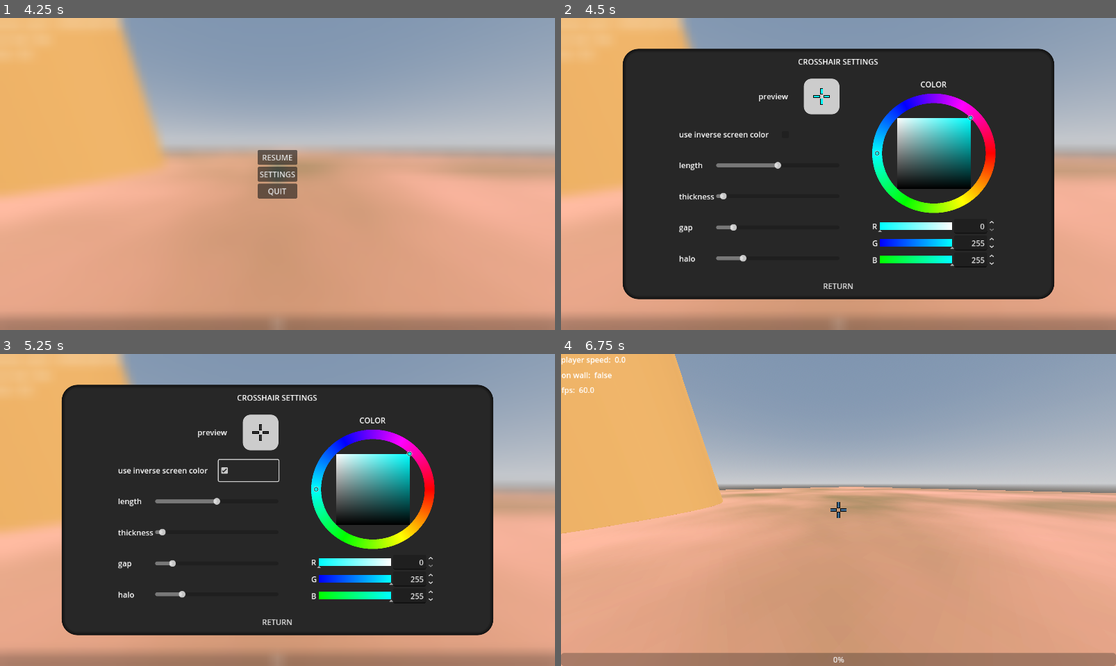
Above: before the commit, frames 1-4 (two rows, left to right).
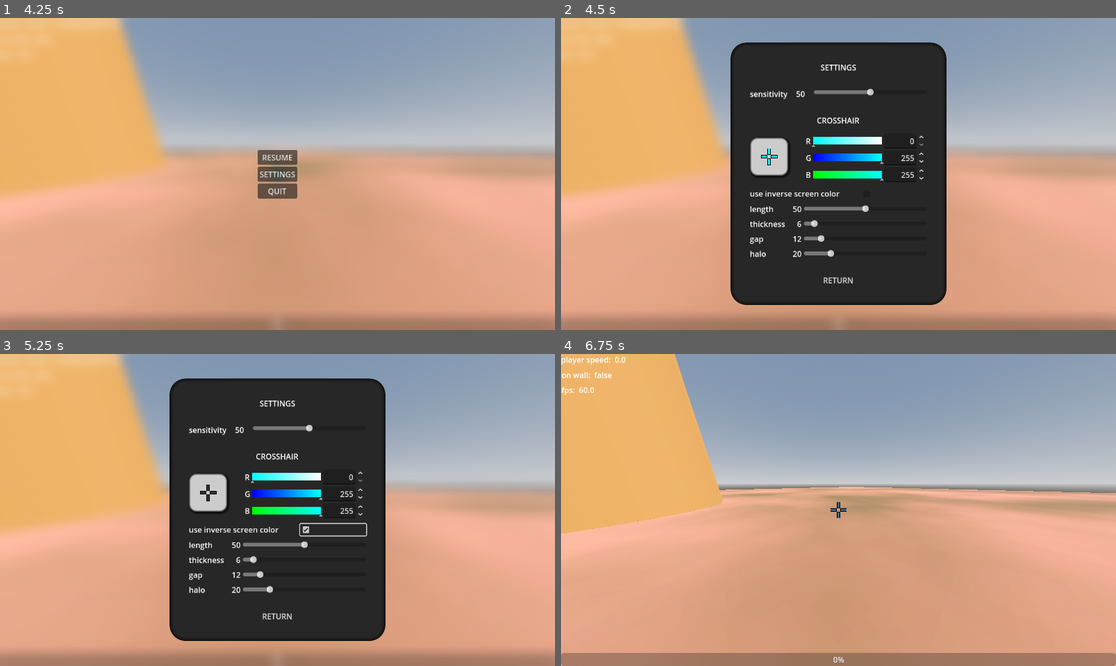
Above: after the commit, the same moments.

Repository: frederikhoheisel/pogotohell
Game: Godot game, scene res://level/test.tscn
Two runs of this game, one before a commit and one after it. Both use one fixed random seed, a clock stepped at 60 frames per second and the inputs below.
Inputs (mouse positions are in pixels of both pictures, inside the frame that each line leads up to; where the layout moved, square brackets give the same spot in the first picture):
- Up to frame 1 (4.25 s): tap Enter at 0.5 s; move the mouse to (399, 158) at 0.52 s; hold D (right) 0.53-1.28 s; click (399, 158) at 0.67 s; tap Space (jump) at 0.77, 1.52, 3.02, 3.77 s; move the mouse to (249, 174) at 1.27 s; hold W (forward) from 1.28 s (still down); move the mouse to (288, 167) at 2.02 s; move the mouse to (271, 180) at 2.77 s; move the mouse to (316, 177) at 3.52 s; tap Escape (ui_cancel) at 4.15 s
- Up to frame 2 (4.5 s): release W (forward) at 4.25 s; click "SETTINGS" at 4.25 s
- Up to frame 3 (5.25 s): click (333, 528) [249, 469] at 5 s
- Up to frame 4 (6.75 s): click "RETURN" at 5.75 s; click "RESUME" at 6.5 s

Frame 1 is identical in both runs. In frame 2, 40% of the frame differs, in the area x 11-89%, y 7-92%; in frame 3, 41%; in frame 4, nothing differs.

Commit message:
sensitivity settings

Diff:
--- a/pogo-to-hell/ui/hud.gd
+++ b/pogo-to-hell/ui/hud.gd
@@ -14,10 +14,10 @@
 
 func _input(event: InputEvent) -> void:
 	if event.is_action_pressed("ui_cancel"):
-		print(event)
 		if pause_menu.settings_shown:
 			_on_pause_menu_settings_pressed(false)
 			pause_menu.settings_shown = false
+			return
 
 		pause_menu.paused = not pause_menu.paused
 
--- a/pogo-to-hell/ui/hud.tscn
+++ b/pogo-to-hell/ui/hud.tscn
@@ -6,6 +6,7 @@
 [ext_resource type="PackedScene" uid="uid://d4baqm2niu2b0" path="res://ui/settings_menu.tscn" id="4_7ihmi"]
 
 [node name="Hud" type="CanvasLayer"]
+process_mode = 3
 script = ExtResource("1_rbyyf")
 
 [node name="ProgressBar" type="ProgressBar" parent="."]
--- a/pogo-to-hell/ui/settings_menu.gd
+++ b/pogo-to-hell/ui/settings_menu.gd
@@ -13,9 +13,11 @@
 	%ColorPicker.color = crosshair_material.get_shader_parameter("col")
 	%CheckBox.button_pressed = crosshair_material.get_shader_parameter("use_inv_screen_color")
 	%LenghtHSlider.value = crosshair_material.get_shader_parameter("size") * 100.0
-	%ThickHSlider.value = crosshair_material.get_shader_parameter("thick") * 100.0
+	%ThickHSlider.value = crosshair_material.get_shader_parameter("thick") * 200.0
 	%GapHSlider.value = crosshair_material.get_shader_parameter("hole") * 200
 	%HaloHSlider.value = crosshair_material.get_shader_parameter("halo_thickness") * 1000.0
+
+	%SensitivityHSlider.value = get_parent().player.look_sensitivity * 10000.0
 
 
 func _on_inverse_color_toggled(toggled_on: bool) -> void:
@@ -29,6 +31,7 @@
 
 func _on_lenght_h_slider_value_changed(value: float) -> void:
 	crosshair_material.set_shader_parameter("size", value / 100.0)
+	%LengthLabel.text = str(value as int)
 
 
 func _on_button_pressed() -> void:
@@ -36,12 +39,20 @@
 
 
 func _on_thick_h_slider_value_changed(value: float) -> void:
-	crosshair_material.set_shader_parameter("thick", value / 100.0)
+	crosshair_material.set_shader_parameter("thick", value / 200.0)
+	%ThickLabel.text = str(value as int)
 
 
 func _on_gap_h_slider_value_changed(value: float) -> void:
 	crosshair_material.set_shader_parameter("hole", value / 200.0)
+	%GapLabel.text = str(value as int)
 
 
 func _on_halo_h_slider_value_changed(value: float) -> void:
 	crosshair_material.set_shader_parameter("halo_thickness", value / 1000.0)
+	%HaloLabel.text = str(value as int)
+
+
+func _on_sensitivity_h_slider_value_changed(value: float) -> void:
+	%SensitivityLabel.text = str(value as int)
+	get_parent().player.look_sensitivity = value * 0.0001
--- a/pogo-to-hell/ui/settings_menu.tscn
+++ b/pogo-to-hell/ui/settings_menu.tscn
@@ -15,13 +15,26 @@
 corner_radius_top_right = 32
 corner_radius_bottom_right = 32
 corner_radius_bottom_left = 32
+expand_margin_left = 32.0
+expand_margin_top = 32.0
+expand_margin_right = 32.0
+expand_margin_bottom = 32.0
 
 [sub_resource type="StyleBoxFlat" id="StyleBoxFlat_2ty5h"]
 bg_color = Color(0.80049086, 0.8004908, 0.8004906, 1)
+border_width_left = 4
+border_width_top = 4
+border_width_right = 4
+border_width_bottom = 4
+border_color = Color(0.15294118, 0.15294118, 0.15294118, 1)
+border_blend = true
 corner_radius_top_left = 16
 corner_radius_top_right = 16
 corner_radius_bottom_right = 16
 corner_radius_bottom_left = 16
+shadow_size = 4
+shadow_offset = Vector2(2, 2)
+anti_aliasing = false
 
 [sub_resource type="StyleBoxFlat" id="StyleBoxFlat_a6yft"]
 bg_color = Color(0.15294118, 0.15294118, 0.15294118, 1)
@@ -43,46 +56,68 @@
 
 [node name="PanelContainer" type="PanelContainer" parent="MarginContainer"]
 layout_mode = 2
+size_flags_horizontal = 4
+size_flags_vertical = 4
 theme_override_styles/panel = SubResource("StyleBoxFlat_xutny")
 
 [node name="VBoxContainer" type="VBoxContainer" parent="MarginContainer/PanelContainer"]
 layout_mode = 2
-mouse_filter = 2
-theme_override_constants/separation = 16
-
-[node name="Label" type="Label" parent="MarginContainer/PanelContainer/VBoxContainer"]
-layout_mode = 2
-size_flags_vertical = 3
-text = "CROSSHAIR SETTINGS"
+size_flags_horizontal = 4
+size_flags_vertical = 4
+mouse_filter = 2
+theme_override_constants/separation = 32
+
+[node name="SettingsLabel" type="Label" parent="MarginContainer/PanelContainer/VBoxContainer"]
+layout_mode = 2
+size_flags_vertical = 3
+text = "SETTINGS"
 horizontal_alignment = 1
 vertical_alignment = 1
 
-[node name="HBoxContainer" type="HBoxContainer" parent="MarginContainer/PanelContainer/VBoxContainer"]
-layout_mode = 2
-size_flags_vertical = 3
-mouse_filter = 2
-theme_override_constants/separation = 64
-alignment = 1
-
-[node name="VBoxContainer" type="VBoxContainer" parent="MarginContainer/PanelContainer/VBoxContainer/HBoxContainer"]
-layout_mode = 2
-mouse_filter = 2
-theme_override_constants/separation = 20
-alignment = 1
-
-[node name="Preview" type="HBoxContainer" parent="MarginContainer/PanelContainer/VBoxContainer/HBoxContainer/VBoxContainer"]
+[node name="Sensitivity" type="HBoxContainer" parent="MarginContainer/PanelContainer/VBoxContainer"]
+layout_mode = 2
+
+[node name="Label" type="Label" parent="MarginContainer/PanelContainer/VBoxContainer/Sensitivity"]
+layout_mode = 2
+size_flags_horizontal = 3
+size_flags_stretch_ratio = 0.3
+text = "sensitivity"
+
+[node name="SensitivityLabel" type="Label" parent="MarginContainer/PanelContainer/VBoxContainer/Sensitivity"]
+unique_name_in_owner = true
+layout_mode = 2
+size_flags_horizontal = 3
+size_flags_stretch_ratio = 0.2
+text = "50"
+horizontal_alignment = 1
+
+[node name="SensitivityHSlider" type="HSlider" parent="MarginContainer/PanelContainer/VBoxContainer/Sensitivity"]
+unique_name_in_owner = true
+layout_mode = 2
+size_flags_horizontal = 3
+
+[node name="Crosshair" type="VBoxContainer" parent="MarginContainer/PanelContainer/VBoxContainer"]
+layout_mode = 2
+mouse_filter = 2
+theme_override_constants/separation = 8
+alignment = 1
+
+[node name="CrosshairLabel3" type="Label" parent="MarginContainer/PanelContainer/VBoxContainer/Crosshair"]
+layout_mode = 2
+size_flags_vertical = 3
+text = "CROSSHAIR"
+horizontal_alignment = 1
+vertical_alignment = 1
+
+[node name="PreviewColor" type="HBoxContainer" parent="MarginContainer/PanelContainer/VBoxContainer/Crosshair"]
 layout_mode = 2
 size_flags_vertical = 3
 mouse_filter = 2
 theme_override_constants/separation = 32
-alignment = 2
-
-[node name="Label" type="Label" parent="MarginContainer/PanelContainer/VBoxContainer/HBoxContainer/VBoxContainer/Preview"]
-layout_mode = 2
-text = "preview"
-
-[node name="Panel" type="PanelContainer" parent="MarginContainer/PanelContainer/VBoxContainer/HBoxContainer/VBoxContainer/Preview"]
-custom_minimum_size = Vector2(74, 74)
+alignment = 1
+
+[node name="Panel" type="PanelContainer" parent="MarginContainer/PanelContainer/VBoxContainer/Crosshair/PreviewColor"]
+custom_minimum_size = Vector2(80, 80)
 layout_mode = 2
 size_flags_horizontal = 4
 size_flags_vertical = 4
@@ -90,7 +125,7 @@
 mouse_default_cursor_shape = 3
 theme_override_styles/panel = SubResource("StyleBoxFlat_2ty5h")
 
-[node name="Crosshair" type="ColorRect" parent="MarginContainer/PanelContainer/VBoxContainer/HBoxContainer/VBoxContainer/Preview/Panel"]
+[node name="Crosshair" type="ColorRect" parent="MarginContainer/PanelContainer/VBoxContainer/Crosshair/PreviewColor/Panel"]
 unique_name_in_owner = true
 material = ExtResource("2_xutny")
 custom_minimum_size = Vector2(64, 64)
@@ -100,118 +135,140 @@
 mouse_filter = 2
 mouse_default_cursor_shape = 3
 
-[node name="InverseColor" type="HBoxContainer" parent="MarginContainer/PanelContainer/VBoxContainer/HBoxContainer/VBoxContainer"]
-layout_mode = 2
-size_flags_vertical = 3
-mouse_filter = 2
-alignment = 1
-
-[node name="Label" type="Label" parent="MarginContainer/PanelContainer/VBoxContainer/HBoxContainer/VBoxContainer/InverseColor"]
-layout_mode = 2
-size_flags_horizontal = 3
-text = "use inverse screen color"
-
-[node name="CheckBox" type="CheckBox" parent="MarginContainer/PanelContainer/VBoxContainer/HBoxContainer/VBoxContainer/InverseColor"]
-unique_name_in_owner = true
-layout_mode = 2
-size_flags_horizontal = 3
-size_flags_stretch_ratio = 0.6
-mouse_filter = 1
-mouse_default_cursor_shape = 3
-alignment = 1
-icon_alignment = 1
-
-[node name="Length" type="HBoxContainer" parent="MarginContainer/PanelContainer/VBoxContainer/HBoxContainer/VBoxContainer"]
-layout_mode = 2
-size_flags_vertical = 3
-mouse_filter = 2
-
-[node name="Label" type="Label" parent="MarginContainer/PanelContainer/VBoxContainer/HBoxContainer/VBoxContainer/Length"]
-layout_mode = 2
-size_flags_horizontal = 3
-text = "length"
-
-[node name="LenghtHSlider" type="HSlider" parent="MarginContainer/PanelContainer/VBoxContainer/HBoxContainer/VBoxContainer/Length"]
-unique_name_in_owner = true
-custom_minimum_size = Vector2(256, 0)
-layout_mode = 2
-size_flags_vertical = 1
-mouse_default_cursor_shape = 3
-
-[node name="Thickness" type="HBoxContainer" parent="MarginContainer/PanelContainer/VBoxContainer/HBoxContainer/VBoxContainer"]
-layout_mode = 2
-size_flags_vertical = 3
-
-[node name="Label" type="Label" parent="MarginContainer/PanelContainer/VBoxContainer/HBoxContainer/VBoxContainer/Thickness"]
-layout_mode = 2
-size_flags_horizontal = 3
-text = "thickness"
-
-[node name="ThickHSlider" type="HSlider" parent="MarginContainer/PanelContainer/VBoxContainer/HBoxContainer/VBoxContainer/Thickness"]
-unique_name_in_owner = true
-custom_minimum_size = Vector2(256, 0)
-layout_mode = 2
-size_flags_vertical = 1
-mouse_default_cursor_shape = 3
-
-[node name="Gap" type="HBoxContainer" parent="MarginContainer/PanelContainer/VBoxContainer/HBoxContainer/VBoxContainer"]
-layout_mode = 2
-size_flags_vertical = 3
-
-[node name="Label" type="Label" parent="MarginContainer/PanelContainer/VBoxContainer/HBoxContainer/VBoxContainer/Gap"]
-layout_mode = 2
-size_flags_horizontal = 3
-text = "gap"
-
-[node name="GapHSlider" type="HSlider" parent="MarginContainer/PanelContainer/VBoxContainer/HBoxContainer/VBoxContainer/Gap"]
-unique_name_in_owner = true
-custom_minimum_size = Vector2(256, 0)
-layout_mode = 2
-size_flags_vertical = 1
-mouse_default_cursor_shape = 3
-
-[node name="Halo" type="HBoxContainer" parent="MarginContainer/PanelContainer/VBoxContainer/HBoxContainer/VBoxContainer"]
-layout_mode = 2
-size_flags_vertical = 3
-
-[node name="Label" type="Label" parent="MarginContainer/PanelContainer/VBoxContainer/HBoxContainer/VBoxContainer/Halo"]
-layout_mode = 2
-size_flags_horizontal = 3
-text = "halo"
-
-[node name="HaloHSlider" type="HSlider" parent="MarginContainer/PanelContainer/VBoxContainer/HBoxContainer/VBoxContainer/Halo"]
-unique_name_in_owner = true
-custom_minimum_size = Vector2(256, 0)
-layout_mode = 2
-size_flags_vertical = 1
-mouse_default_cursor_shape = 3
-
-[node name="ColorPicker" type="VBoxContainer" parent="MarginContainer/PanelContainer/VBoxContainer/HBoxContainer"]
-layout_mode = 2
-mouse_filter = 2
-alignment = 1
-
-[node name="Label2" type="Label" parent="MarginContainer/PanelContainer/VBoxContainer/HBoxContainer/ColorPicker"]
-layout_mode = 2
-size_flags_horizontal = 3
-text = "COLOR"
-horizontal_alignment = 1
-
-[node name="ColorPicker" type="ColorPicker" parent="MarginContainer/PanelContainer/VBoxContainer/HBoxContainer/ColorPicker"]
-unique_name_in_owner = true
-layout_mode = 2
+[node name="ColorPicker" type="ColorPicker" parent="MarginContainer/PanelContainer/VBoxContainer/Crosshair/PreviewColor"]
+unique_name_in_owner = true
+custom_minimum_size = Vector2(256, 0)
+layout_mode = 2
+size_flags_horizontal = 3
+size_flags_vertical = 3
 mouse_filter = 0
 mouse_default_cursor_shape = 3
 edit_alpha = false
 edit_intensity = false
-picker_shape = 1
+picker_shape = 4
 can_add_swatches = false
 sampler_visible = false
 color_modes_visible = false
 hex_visible = false
 presets_visible = false
 
-[node name="Button" type="Button" parent="MarginContainer/PanelContainer/VBoxContainer"]
+[node name="InverseColor" type="HBoxContainer" parent="MarginContainer/PanelContainer/VBoxContainer/Crosshair"]
+layout_mode = 2
+size_flags_vertical = 3
+mouse_filter = 2
+alignment = 1
+
+[node name="Label" type="Label" parent="MarginContainer/PanelContainer/VBoxContainer/Crosshair/InverseColor"]
+layout_mode = 2
+size_flags_horizontal = 3
+text = "use inverse screen color"
+
+[node name="CheckBox" type="CheckBox" parent="MarginContainer/PanelContainer/VBoxContainer/Crosshair/InverseColor"]
+unique_name_in_owner = true
+layout_mode = 2
+size_flags_horizontal = 3
+size_flags_stretch_ratio = 0.6
+mouse_filter = 1
+mouse_default_cursor_shape = 3
+alignment = 1
+icon_alignment = 1
+
+[node name="Length" type="HBoxContainer" parent="MarginContainer/PanelContainer/VBoxContainer/Crosshair"]
+layout_mode = 2
+size_flags_vertical = 3
+mouse_filter = 2
+
+[node name="Label" type="Label" parent="MarginContainer/PanelContainer/VBoxContainer/Crosshair/Length"]
+layout_mode = 2
+size_flags_horizontal = 3
+text = "length"
+
+[node name="LengthLabel" type="Label" parent="MarginContainer/PanelContainer/VBoxContainer/Crosshair/Length"]
+unique_name_in_owner = true
+layout_mode = 2
+size_flags_horizontal = 3
+text = "0.1"
+horizontal_alignment = 2
+
+[node name="LenghtHSlider" type="HSlider" parent="MarginContainer/PanelContainer/VBoxContainer/Crosshair/Length"]
+unique_name_in_owner = true
+custom_minimum_size = Vector2(256, 0)
+layout_mode = 2
+size_flags_vertical = 1
+size_flags_stretch_ratio = 4.0
+mouse_default_cursor_shape = 3
+
+[node name="Thickness" type="HBoxContainer" parent="MarginContainer/PanelContainer/VBoxContainer/Crosshair"]
+layout_mode = 2
+size_flags_vertical = 3
+
+[node name="Label" type="Label" parent="MarginContainer/PanelContainer/VBoxContainer/Crosshair/Thickness"]
+layout_mode = 2
+size_flags_horizontal = 3
+text = "thickness"
+
+[node name="ThickLabel" type="Label" parent="MarginContainer/PanelContainer/VBoxContainer/Crosshair/Thickness"]
+unique_name_in_owner = true
+layout_mode = 2
+size_flags_horizontal = 3
+text = "0.1"
+horizontal_alignment = 2
+
+[node name="ThickHSlider" type="HSlider" parent="MarginContainer/PanelContainer/VBoxContainer/Crosshair/Thickness"]
+unique_name_in_owner = true
+custom_minimum_size = Vector2(256, 0)
+layout_mode = 2
+size_flags_vertical = 1
+size_flags_stretch_ratio = 4.0
+mouse_default_cursor_shape = 3
+
+[node name="Gap" type="HBoxContainer" parent="MarginContainer/PanelContainer/VBoxContainer/Crosshair"]
+layout_mode = 2
+size_flags_vertical = 3
+
+[node name="Label" type="Label" parent="MarginContainer/PanelContainer/VBoxContainer/Crosshair/Gap"]
+layout_mode = 2
+size_flags_horizontal = 3
+text = "gap"
+
+[node name="GapLabel" type="Label" parent="MarginContainer/PanelContainer/VBoxContainer/Crosshair/Gap"]
+unique_name_in_owner = true
+layout_mode = 2
+size_flags_horizontal = 3
+text = "0.1"
+horizontal_alignment = 2
+
+[node name="GapHSlider" type="HSlider" parent="MarginContainer/PanelContainer/VBoxContainer/Crosshair/Gap"]
+unique_name_in_owner = true
+custom_minimum_size = Vector2(256, 0)
+layout_mode = 2
+size_flags_vertical = 1
+mouse_default_cursor_shape = 3
+
+[node name="Halo" type="HBoxContainer" parent="MarginContainer/PanelContainer/VBoxContainer/Crosshair"]
+layout_mode = 2
+size_flags_vertical = 3
+
+[node name="Label" type="Label" parent="MarginContainer/PanelContainer/VBoxContainer/Crosshair/Halo"]
+layout_mode = 2
+size_flags_horizontal = 3
+text = "halo"
+
+[node name="HaloLabel" type="Label" parent="MarginContainer/PanelContainer/VBoxContainer/Crosshair/Halo"]
+unique_name_in_owner = true
+layout_mode = 2
+size_flags_horizontal = 3
+text = "0.1"
+horizontal_alignment = 2
+
+[node name="HaloHSlider" type="HSlider" parent="MarginContainer/PanelContainer/VBoxContainer/Crosshair/Halo"]
+unique_name_in_owner = true
+custom_minimum_size = Vector2(256, 0)
+layout_mode = 2
+size_flags_vertical = 1
+mouse_default_cursor_shape = 3
+
+[node name="ReturnButton" type="Button" parent="MarginContainer/PanelContainer/VBoxContainer"]
 custom_minimum_size = Vector2(128, 0)
 layout_mode = 2
 size_flags_horizontal = 4
@@ -223,10 +280,11 @@
 theme_override_styles/focus = SubResource("StyleBoxFlat_a6yft")
 text = "RETURN"
 
-[connection signal="toggled" from="MarginContainer/PanelContainer/VBoxContainer/HBoxContainer/VBoxContainer/InverseColor/CheckBox" to="." method="_on_inverse_color_toggled"]
-[connection signal="value_changed" from="MarginContainer/PanelContainer/VBoxContainer/HBoxContainer/VBoxContainer/Length/LenghtHSlider" to="." method="_on_lenght_h_slider_value_changed"]
-[connection signal="value_changed" from="MarginContainer/PanelContainer/VBoxContainer/HBoxContainer/VBoxContainer/Thickness/ThickHSlider" to="." method="_on_thick_h_slider_value_changed"]
-[connection signal="value_changed" from="MarginContainer/PanelContainer/VBoxContainer/HBoxContainer/VBoxContainer/Gap/GapHSlider" to="." method="_on_gap_h_slider_value_changed"]
-[connection signal="value_changed" from="MarginContainer/PanelContainer/VBoxContainer/HBoxContainer/VBoxContainer/Halo/HaloHSlider" to="." method="_on_halo_h_slider_value_changed"]
-[connection signal="color_changed" from="MarginContainer/PanelContainer/VBoxContainer/HBoxContainer/ColorPicker/ColorPicker" to="." method="_on_color_picker_color_changed"]
-[connection signal="pressed" from="MarginContainer/PanelContainer/VBoxContainer/Button" to="." method="_on_button_pressed"]
+[connection signal="value_changed" from="MarginContainer/PanelContainer/VBoxContainer/Sensitivity/SensitivityHSlider" to="." method="_on_sensitivity_h_slider_value_changed"]
+[connection signal="color_changed" from="MarginContainer/PanelContainer/VBoxContainer/Crosshair/PreviewColor/ColorPicker" to="." method="_on_color_picker_color_changed"]
+[connection signal="toggled" from="MarginContainer/PanelContainer/VBoxContainer/Crosshair/InverseColor/CheckBox" to="." method="_on_inverse_color_toggled"]
+[connection signal="value_changed" from="MarginContainer/PanelContainer/VBoxContainer/Crosshair/Length/LenghtHSlider" to="." method="_on_lenght_h_slider_value_changed"]
+[connection signal="value_changed" from="MarginContainer/PanelContainer/VBoxContainer/Crosshair/Thickness/ThickHSlider" to="." method="_on_thick_h_slider_value_changed"]
+[connection signal="value_changed" from="MarginContainer/PanelContainer/VBoxContainer/Crosshair/Gap/GapHSlider" to="." method="_on_gap_h_slider_value_changed"]
+[connection signal="value_changed" from="MarginContainer/PanelContainer/VBoxContainer/Crosshair/Halo/HaloHSlider" to="." method="_on_halo_h_slider_value_changed"]
+[connection signal="pressed" from="MarginContainer/PanelContainer/VBoxContainer/ReturnButton" to="." method="_on_button_pressed"]
